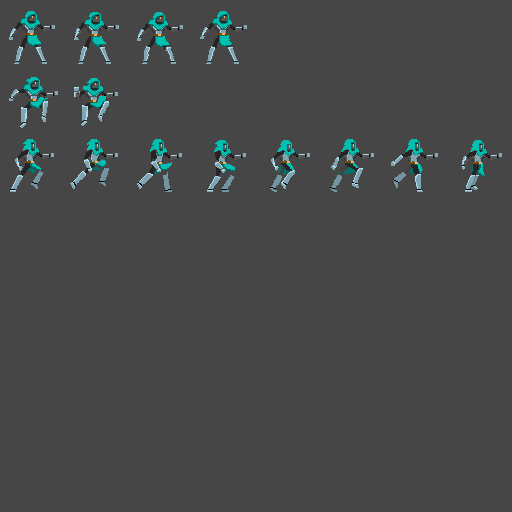
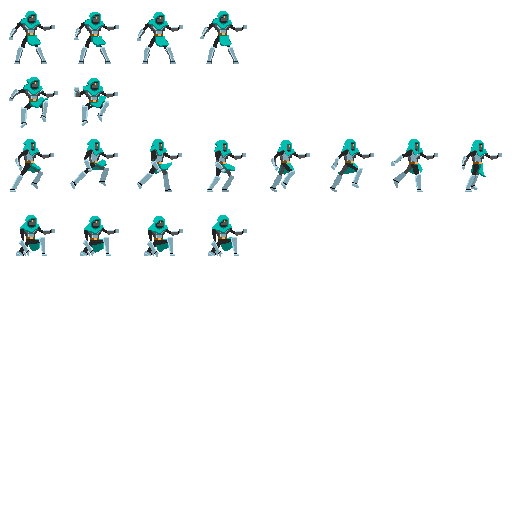
Layer changes from the first (512, 512) image to the second:
added group "Crouch" with 8 layers above "Jump" over [16, 215, 247, 257]
added group "4" (1st of 2, in "Crouch") with 1 layers in group "Crouch" over [208, 215, 247, 257]
added layer "Arm_Right" (1st of 4, in "Crouch" › "4") in group "4" over [208, 215, 247, 257]
added group "3" (1st of 2, in "Crouch") with 1 layers in group "Crouch" over [144, 216, 183, 257]
added layer "Arm_Right" (2nd of 4, in "Crouch" › "3") in group "3" over [144, 216, 183, 257]
added group "2" (1st of 2, in "Crouch") with 1 layers in group "Crouch" over [80, 216, 119, 256]
added layer "Arm_Right" (3rd of 4, in "Crouch" › "2") in group "2" over [80, 216, 119, 256]
added group "Frame 1" with 1 layers in group "Crouch" over [16, 215, 55, 256]
added layer "Arm_Right" (4th of 4, in "Crouch" › "Frame 1") in group "Frame 1" over [16, 215, 55, 256]
added group "Jump" with 2 layers above "Idle" over [9, 77, 118, 128]
moved "Jump 2" into group "Jump" over [74, 78, 118, 126]
moved "Jump 1" into group "Jump" over [9, 77, 58, 128]
added group "Idle" with 4 layers above "Run" over [9, 11, 247, 64]
moved "Idle 4" into group "Idle" over [200, 11, 247, 64]
moved "Idle 3" into group "Idle" over [137, 12, 183, 64]
moved "Idle 2" into group "Idle" over [74, 12, 119, 64]
moved "Idle 1" into group "Idle" over [9, 11, 55, 64]
hid "Layer 0" over [0, 0, 512, 512]
